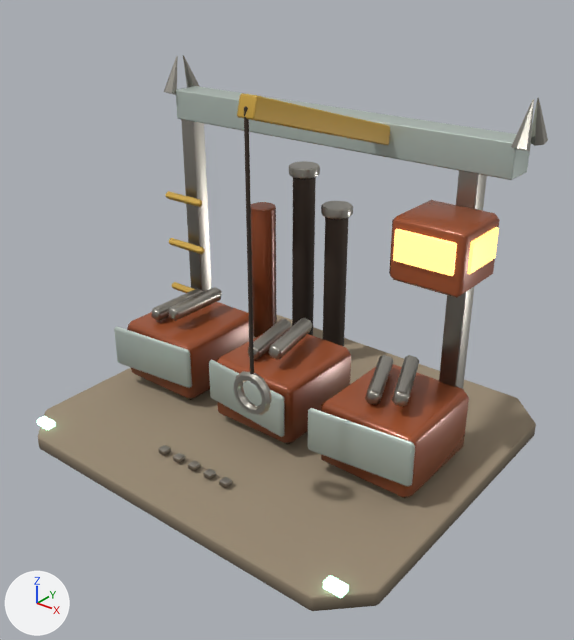
Two versions of the glTF model github-io/public/models/salvageyard.glb, one commit apart.
Camera for both pictures: a 50 mm camera at (4.85, -6.07, 5.17) aimed at (0.16, -0.21, 1.53). Every picture has the same lights, and +X, +Y and +Z are marked at lower left. The picture after the commit comes second. Vertices at exactly the same position are counted once.

The scene before the commit, as lines of its bpy script (objects in view):
```python
ob_broken_gantry = bpy.data.objects.new('Broken_gantry', me_broken_gantry)
ob_broken_gantry.location = (0.0, 0.0, 0.0)
ob_crane_jib = bpy.data.objects.new('Crane_jib', me_crane_jib)
ob_crane_jib.location = (0.0, 0.0, 0.0)
ob_gantry_posts = bpy.data.objects.new('Gantry_posts', me_gantry_posts)
ob_gantry_posts.location = (0.0, 0.0, 0.0)
ob_hook = bpy.data.objects.new('Hook', me_hook)
ob_hook.location = (0.0, 0.0, 0.0)
ob_hook_cable = bpy.data.objects.new('Hook_cable', me_hook_cable)
ob_hook_cable.location = (0.0, 0.0, 0.0)
ob_patch_panels = bpy.data.objects.new('Patch_panels', me_patch_panels)
ob_patch_panels.location = (0.0, 0.0, 0.0)
ob_reclaimed_beams = bpy.data.objects.new('Reclaimed_beams', me_reclaimed_beams)
ob_reclaimed_beams.location = (0.0, 0.0, 0.0)
ob_salvage_bins = bpy.data.objects.new('Salvage_bins', me_salvage_bins)
ob_salvage_bins.location = (0.0, 0.0, 0.0)
ob_stack_rims = bpy.data.objects.new('Stack_rims', me_stack_rims)
ob_stack_rims.location = (0.0, 0.0, 0.0)
# also in view: 'Platform' at (0.0, 0.0, 0.09); 'Exhaust_stacks' at (-0.65, 1.45, 1.4); 'Operator_cab' at (1.7, 0.15, 2.6); 'Gantry_spikes' at (0.08, 0.6, 3.71); 'Exhaust' at (-1.4, 1.25, 1.2)
```
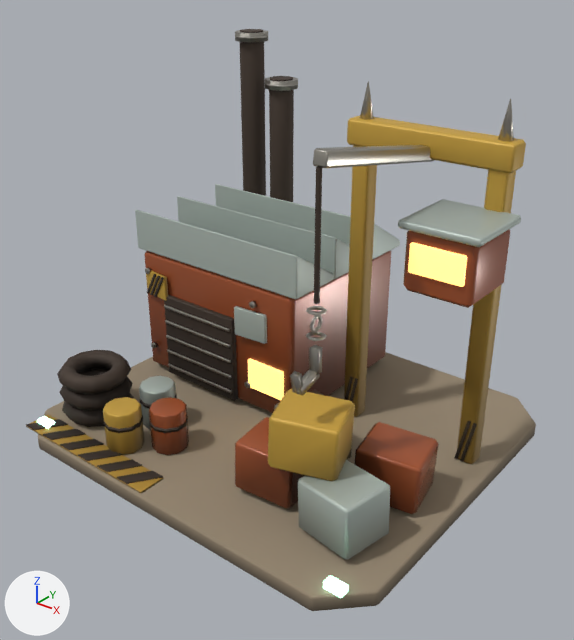
Boxes (x1, y1, x2, y2) around the edits, measured in the pictures (574 x 640 px):
'Team_details', added: after (135, 184, 521, 560)
'Hazard_details', added: after (26, 116, 526, 493)
'Salvage_bins', deleted (brown): before (127, 302, 469, 499)
'Undercarriage_details', added: after (26, 29, 477, 484)
'Shed', added (brown): after (145, 250, 391, 413)
'Broken_gantry', deleted: before (176, 86, 531, 180)
'Patch_panels', deleted: before (114, 326, 415, 486)
'Operator_cab', reshaped: before (389, 200, 500, 298); after (403, 229, 510, 308)
'Scrap_blocks', added (brown): after (235, 417, 438, 514)
'Gantry_posts', deleted (mostly hidden): before (181, 119, 487, 389)
'Steel_details', added: after (145, 30, 514, 459)
'Exhaust_stacks', deleted: before (292, 177, 348, 347)
'Reclaimed_beams', deleted: before (152, 287, 419, 407)
'Crane_jib', deleted (brown): before (237, 93, 390, 145)
'Exhaust', deleted (brown): before (251, 202, 277, 337)
'Cab_windows', deleted (beige): before (393, 227, 499, 276)
'Window_details', added: after (248, 242, 467, 400)
'Oil_drums', added (brown): after (149, 397, 189, 455)
'Gantry_spikes', deleted: before (164, 55, 548, 151)
'Hook_cable', deleted: before (244, 106, 254, 383)
'Stack_rims', deleted: before (289, 161, 353, 219)
'Hook', deleted: before (233, 371, 272, 415)
'Ladder_rungs', deleted (orange): before (166, 191, 205, 293)
'Service_deck_fixtures', deleted: before (158, 445, 232, 488)

What changed in the scene script:
```text
Change me_operator_cab:
    remove me_operator_cab.from_pydata(...)  # 24 vertices, 44 faces; spans x 1.325..2.075, y -0.2..0.5, z 2.29..2.91
    add me_operator_cab.from_pydata(...)  # 24 vertices, 44 faces; spans x 1.51..2.21, y -0.25..0.45, z 2.25..2.85
    me_operator_cab part 1: the whole mesh is rebuilt
Remove ob_gantry_posts:
    ob_gantry_posts = bpy.data.objects.new('Gantry_posts', me_gantry_posts)
Remove ob_broken_gantry:
    ob_broken_gantry = bpy.data.objects.new('Broken_gantry', me_broken_gantry)
Remove ob_crane_jib:
    ob_crane_jib = bpy.data.objects.new('Crane_jib', me_crane_jib)
Remove ob_hook_cable:
    ob_hook_cable = bpy.data.objects.new('Hook_cable', me_hook_cable)
Remove ob_hook:
    ob_hook = bpy.data.objects.new('Hook', me_hook)
Remove ob_salvage_bins:
    ob_salvage_bins = bpy.data.objects.new('Salvage_bins', me_salvage_bins)
Remove ob_patch_panels:
    ob_patch_panels = bpy.data.objects.new('Patch_panels', me_patch_panels)
Remove ob_reclaimed_beams:
    ob_reclaimed_beams = bpy.data.objects.new('Reclaimed_beams', me_reclaimed_beams)
Remove ob_ladder_rungs:
    ob_ladder_rungs = bpy.data.objects.new('Ladder_rungs', me_ladder_rungs)
Remove ob_exhaust:
    ob_exhaust = bpy.data.objects.new('Exhaust', me_exhaust)
Remove ob_exhaust_stacks:
    ob_exhaust_stacks = bpy.data.objects.new('Exhaust_stacks', me_exhaust_stacks)
Remove ob_stack_rims:
    ob_stack_rims = bpy.data.objects.new('Stack_rims', me_stack_rims)
Remove ob_gantry_spikes:
    ob_gantry_spikes = bpy.data.objects.new('Gantry_spikes', me_gantry_spikes)
Remove ob_cab_windows:
    ob_cab_windows = bpy.data.objects.new('Cab_windows', me_cab_windows)
Remove ob_service_deck_fixtures:
    ob_service_deck_fixtures = bpy.data.objects.new('Service_deck_fixtures', me_service_deck_fixtures)
Add ob_oil_drums:
    ob_oil_drums = bpy.data.objects.new('Oil_drums', me_oil_drums)  # 40 vertices, 76 faces; spans x -0.81..-0.43, y -1.45..-1.05, z 0.18..0.68
    ob_oil_drums.location = (0.0, 0.0, 0.0)
Add ob_scrap_blocks:
    ob_scrap_blocks = bpy.data.objects.new('Scrap_blocks', me_scrap_blocks)  # 48 vertices, 88 faces; spans x 0.38..2.08, y -1.42..-0.11, z 0.21..0.79
    ob_scrap_blocks.location = (0.0, 0.0, 0.0)
Add ob_hazard_details:
    ob_hazard_details = bpy.data.objects.new('Hazard_details', me_hazard_details)  # 168 vertices, 308 faces; spans x -2.15..2.14, y -2.01..0.68, z 0.17..3.55
    ob_hazard_details.location = (0.0, 0.0, 0.0)
Add ob_window_details:
    ob_window_details = bpy.data.objects.new('Window_details', me_window_details)  # 72 vertices, 132 faces; spans x -2.14..2.13, y -0.28..1.15, z 0.52..2.74
    ob_window_details.location = (0.0, 0.0, 0.0)
Add ob_steel_details:
    ob_steel_details = bpy.data.objects.new('Steel_details', me_steel_details)  # 296 vertices, 520 faces; spans x -1.98..2.07, y -1.51..1.65, z 0.21..4.13
    ob_steel_details.location = (0.0, 0.0, 0.0)
Add ob_undercarriage_details:
    ob_undercarriage_details = bpy.data.objects.new('Undercarriage_details', me_undercarriage_details)  # 456 vertices, 824 faces; spans x -2.16..2.1, y -2.01..1.6, z 0.2..4.15
    ob_undercarriage_details.location = (0.0, 0.0, 0.0)
Add ob_team_details:
    ob_team_details = bpy.data.objects.new('Team_details', me_team_details)  # 204 vertices, 384 faces; spans x -2.16..2.26, y -1.59..1.86, z 0.18..2.93
    ob_team_details.location = (0.0, 0.0, 0.0)
Add ob_shed:
    ob_shed = bpy.data.objects.new('Shed', me_shed)  # 24 vertices, 44 faces; spans x -2.1..0.2, y -0.18..1.82, z 0.23..1.78
    ob_shed.location = (0.0, 0.0, 0.0)
```
